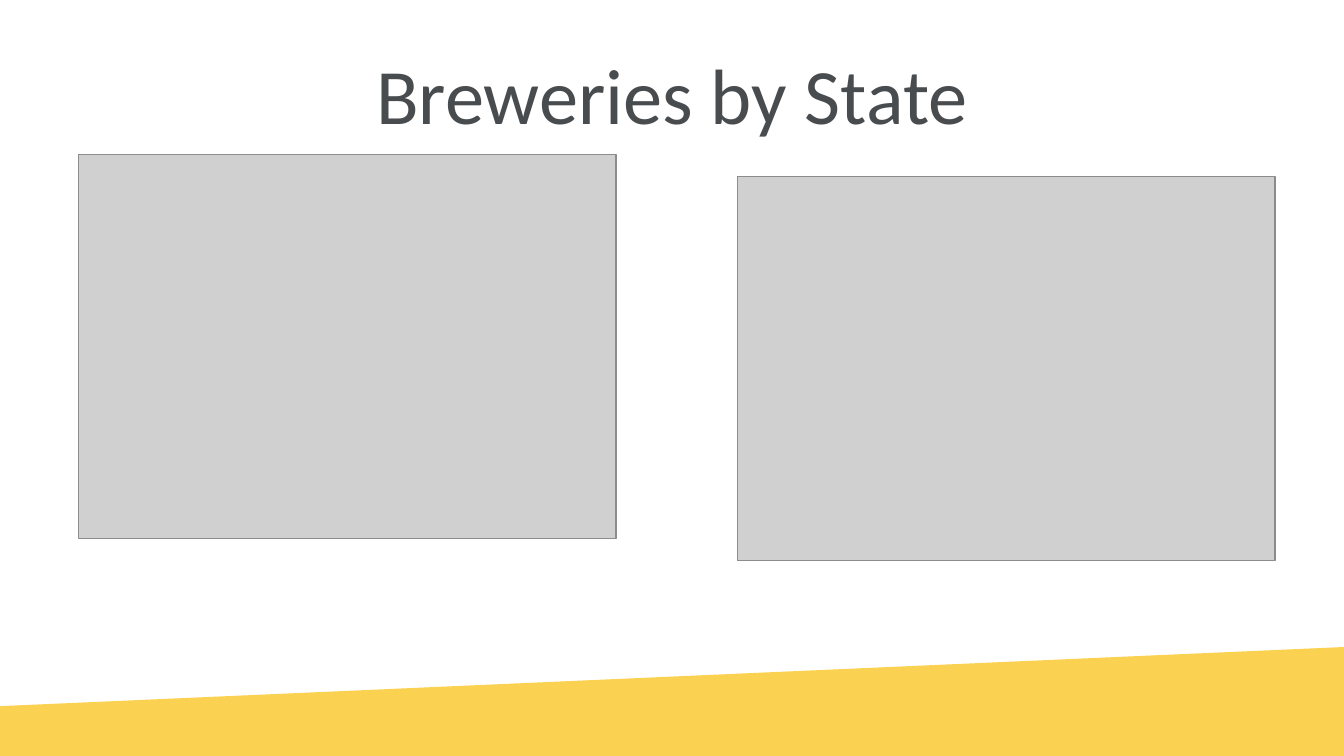
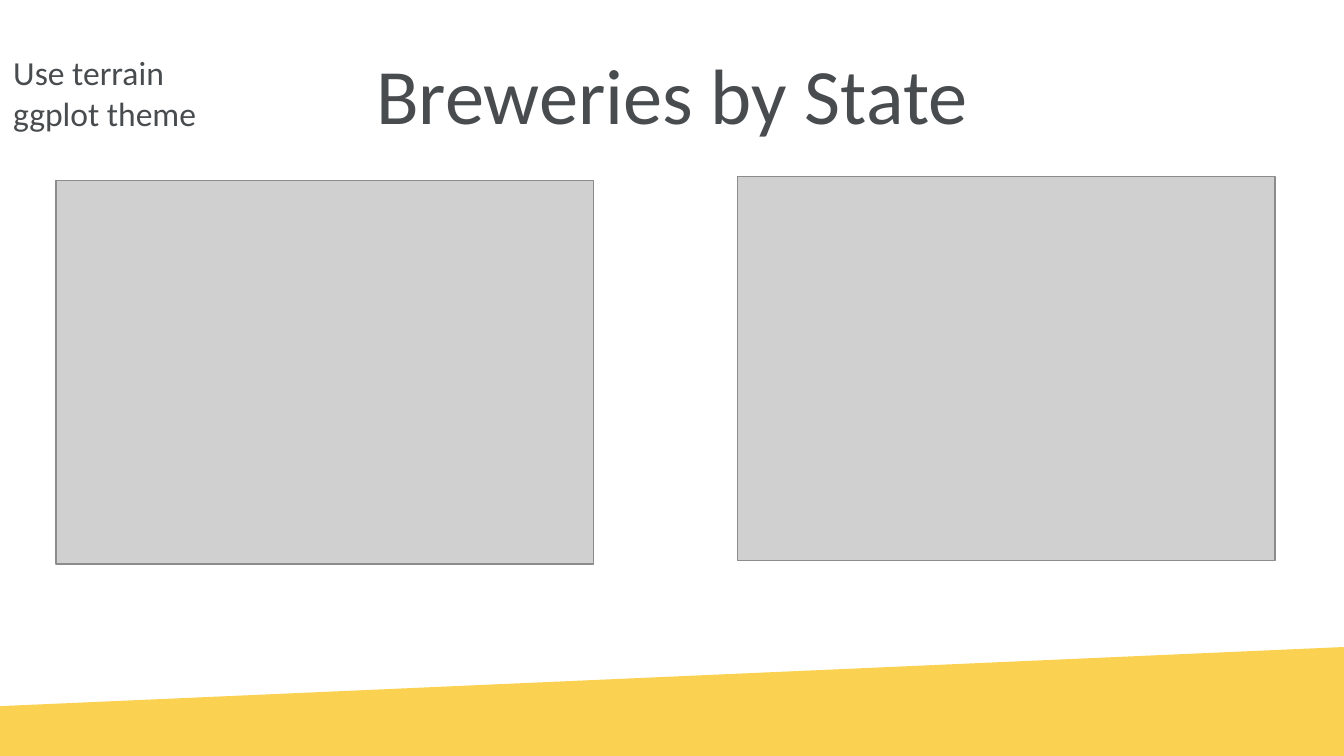
Before and after one commit to tschwebke/DDS6306-Group-Project-1, a slide deck: slide 6 of DS6306 Group Project 1.pptx. Drawn at 1344x756 pixels with LibreOffice and Linux fonts; fonts in the diff are those of the drawing; grey boxes stand for pictures; background and template pictures are left out. Boxes give left, top, right and bottom in pixels: in the first picture for what was removed or moved away, otherwise in the second. Text is boxed around its words. In the diff, an @@ line names an element or a change of style, - is before the commit and + after.

```diff
--- a/DS6306 Group Project 1.pptx
+++ b/DS6306 Group Project 1.pptx
@@ text added at <box>13,62,196,132</box>, 18 pt, text #494C4F @@
+Use terrain ggplot theme
@@ picture: place and size @@
-picture at <box>78,155,616,539</box>
+picture at <box>56,180,594,564</box>
```
Also in this commit, not shown: 7 other slides changed.
